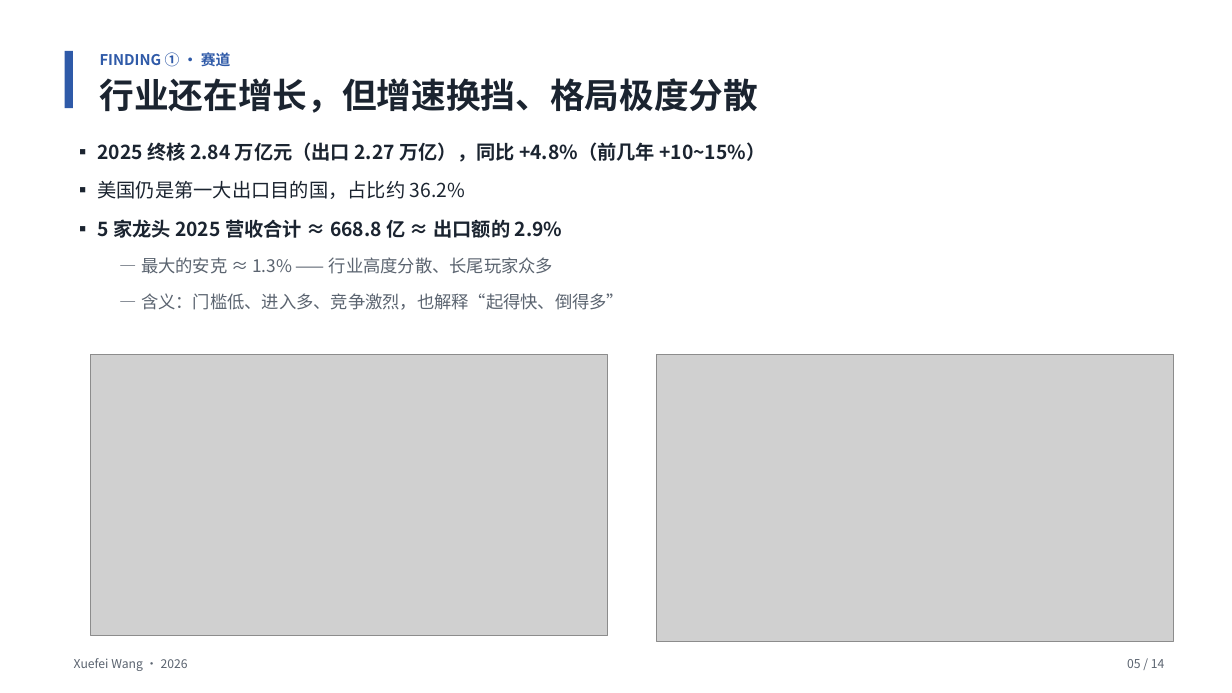
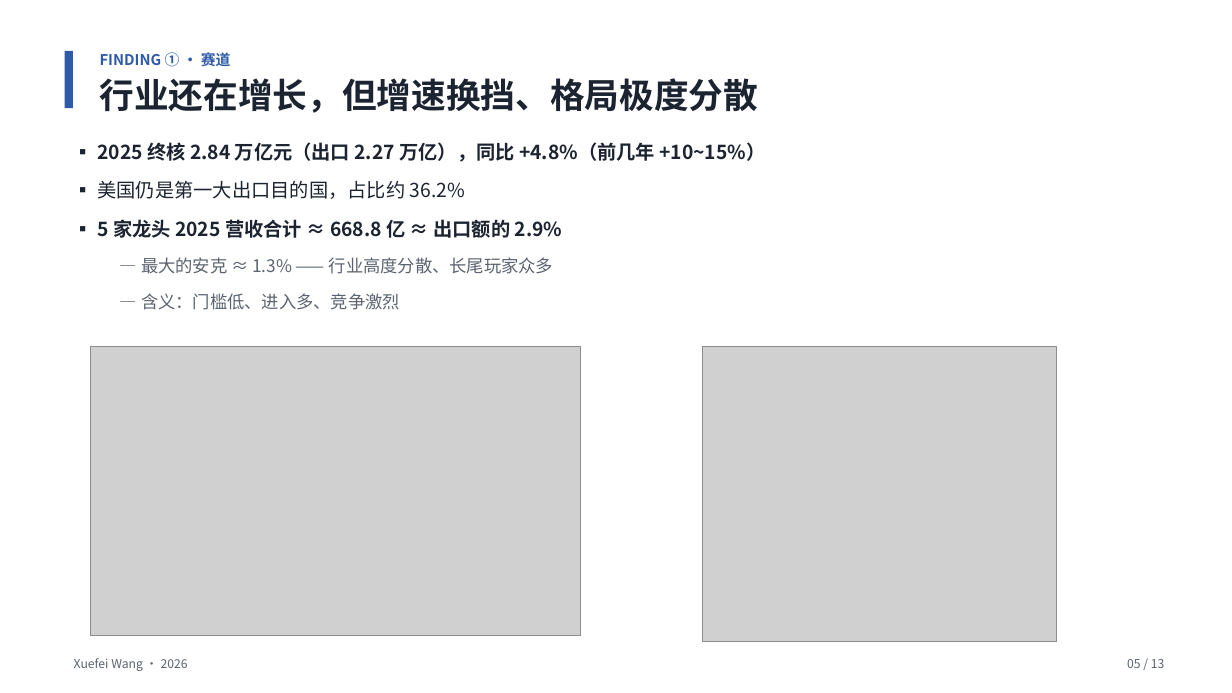
Before and after one commit to Ashely-sudo/cross-border-analysis, a slide deck: slide 5 of presentation/中国跨境电商出海赛道分析-项目故事-v2.pptx. Drawn at 1232x693 pixels with LibreOffice and Linux fonts; fonts in the diff are those of the drawing; grey boxes stand for pictures. Boxes give left, top, right and bottom in pixels: in the first picture for what was removed or moved away, otherwise in the second. Text is boxed around its words. In the diff, an @@ line names an element or a change of style, - is before the commit and + after.

```diff
--- a/presentation/中国跨境电商出海赛道分析-项目故事-v2.pptx
+++ b/presentation/中国跨境电商出海赛道分析-项目故事-v2.pptx
@@ text at (141, 293, 400, 310): text changed @@
-  — 含义：门槛低、进入多、竞争激烈，也解释“起得快、倒得多”
+  — 含义：门槛低、进入多、竞争激烈
@@ picture: place and size @@
-picture at (91, 355, 608, 636)
+picture at (91, 347, 581, 636)
@@ picture: place and size @@
-picture at (656, 355, 1174, 641)
+picture at (703, 347, 1057, 641)
@@ text at (1127, 659, 1164, 668): text changed @@
-05 / 14
+05 / 13
```
Also in this commit, not shown: 12 other slides changed, 1 slide removed.
